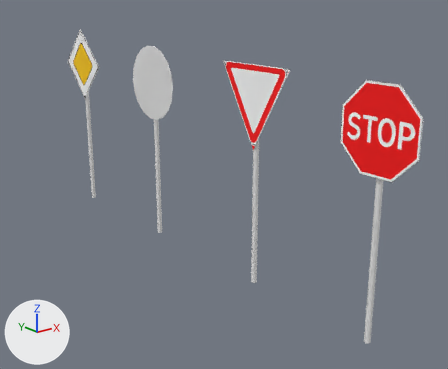
Renders of the FBX model ARt1/Assets/Models/Signs/AllsignsModels.FBX from each side of a commit.
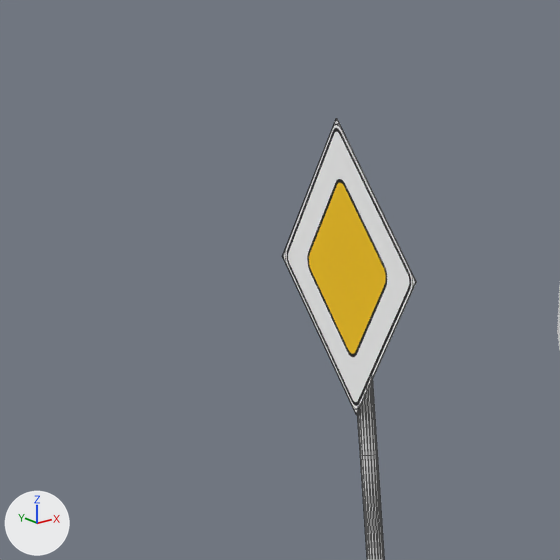
The first picture shows the older version from a 50 mm lens placed at (-1.129, -2.091, 1.043), pointed at (0.147, -0.496, 0.405). The close-ups show both versions on the part from 0% to 30% of the width and 0% to 36% of the height of that picture; other places that the commit changed are outside them. The lights are fixed; the arrows at lower left show +X, +Y and +Z. The close-ups show mesh edges as thin lines. Where no turn or scale is listed for an object, it has been applied to the vertices.
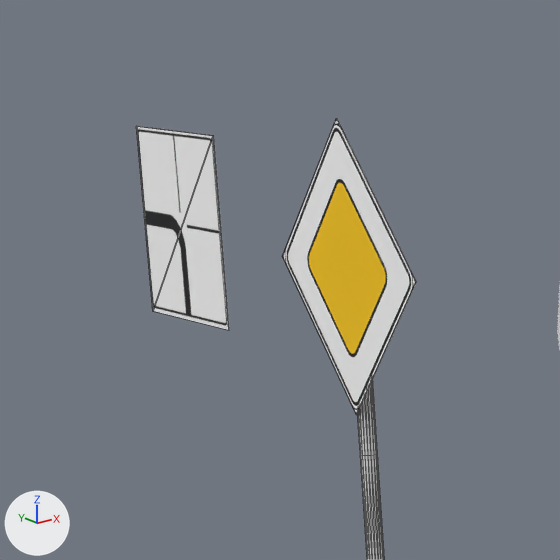
The change, as a list of edits to the scene's bpy script:
```text
Add img_directionmain_jpg:
    img_directionmain_jpg = load_image('directionMain.jpg', '../../Sprites/TraficSigns/directionMain.jpg', 400, 400, 'sRGB')
Add mat_02___defaultш:
    mat_02___defaultш = principled_material('02 - Defaultш')
    mat_02___defaultш.texture = img_directionmain_jpg
    mat_02___defaultш.roughness = 0.762
Add me_mesh_012_1:
    me_mesh_012_1.from_pydata(...)  # 8 vertices, 12 faces; spans x -0.001..0.0, y -0.098..0.098, z -0.098..0.098
    me_mesh_012_1.materials.append(mat_02___defaultш)  # picture img_directionmain_jpg
Add ob_box009:
    ob_box009 = bpy.data.objects.new('Box009', me_mesh_012_1)
    ob_box009.location = (-0.0042, 0.5926, 0.773)
```

Changed parts and their boxes (x1, y1, x2, y2) in the close-ups (560 x 560 px):
'Box009', added: after (136, 126, 229, 330)
